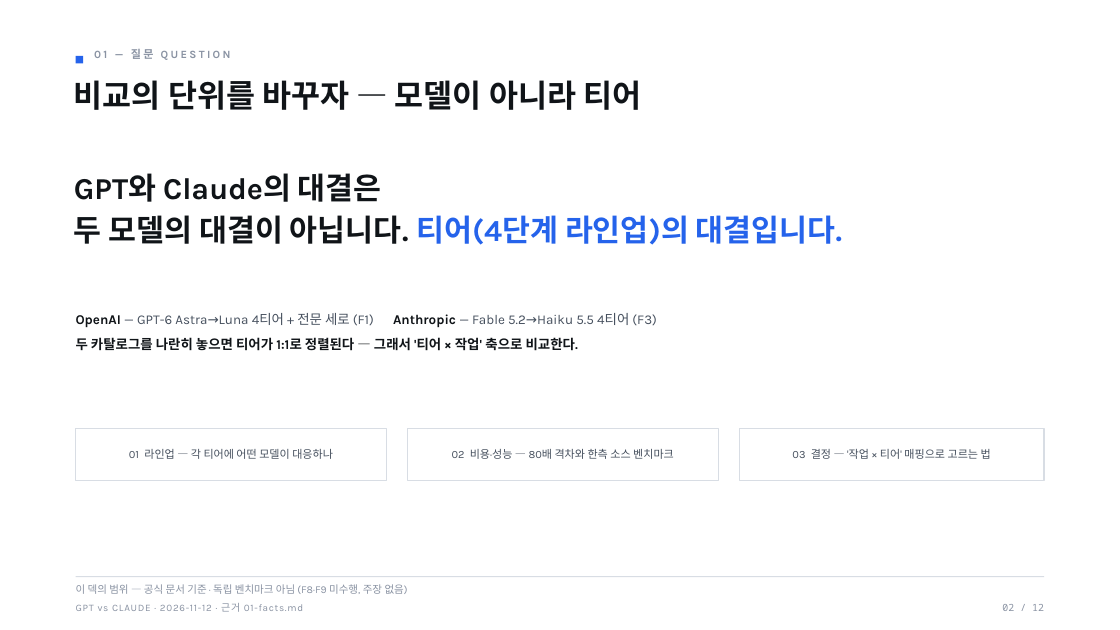
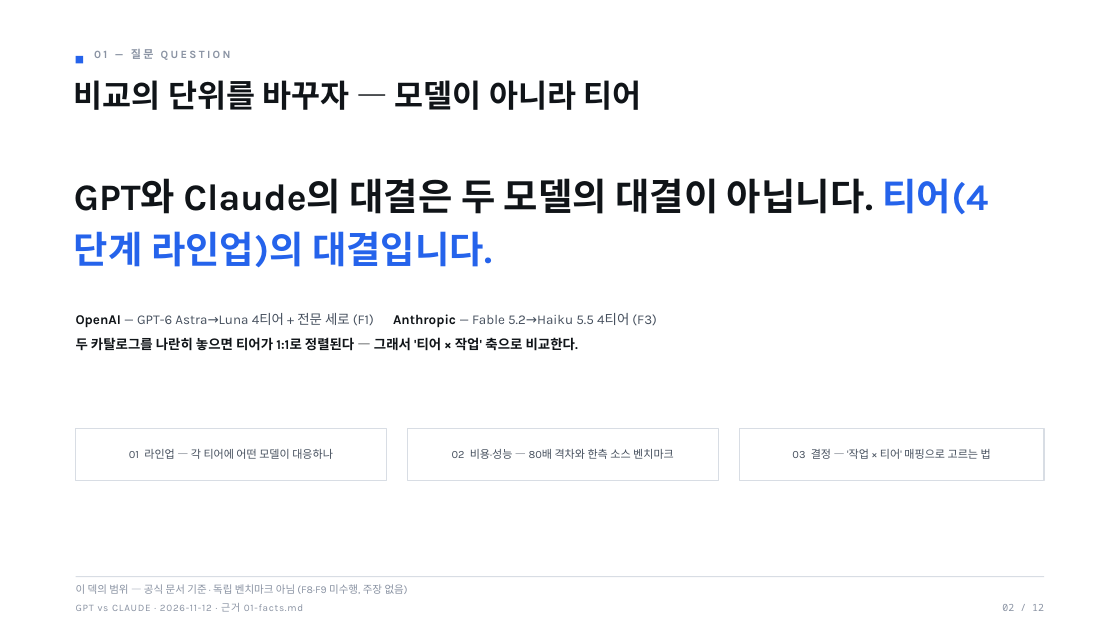
Before and after one commit to yjj3019/AI-Harness, a slide deck: slide 2 of docs/practice/ai-model-competition-2026-11-12/03-deck.pptx. Drawn at 1120x630 pixels with LibreOffice and Linux fonts; fonts in the diff are those of the drawing. Boxes give left, top, right and bottom in pixels: in the first picture for what was removed or moved away, otherwise in the second. Text is boxed around its words. In the diff, an @@ line names an element or a change of style, - is before the commit and + after.

```diff
--- a/docs/practice/ai-model-competition-2026-11-12/03-deck.pptx
+++ b/docs/practice/ai-model-competition-2026-11-12/03-deck.pptx
@@ text at [74, 178, 989, 268]: text changed; size 26 to 32 pt @@
-GPT와 Claude의 대결은
-두 모델의 대결이 아닙니다. 티어(4단계 라인업)의 대결입니다.
+GPT와 Claude의 대결은 두 모델의 대결이 아닙니다. 티어(4단계 라인업)의 대결입니다.
```
Also in this commit, not shown: 9 other slides changed, 3 other files.
